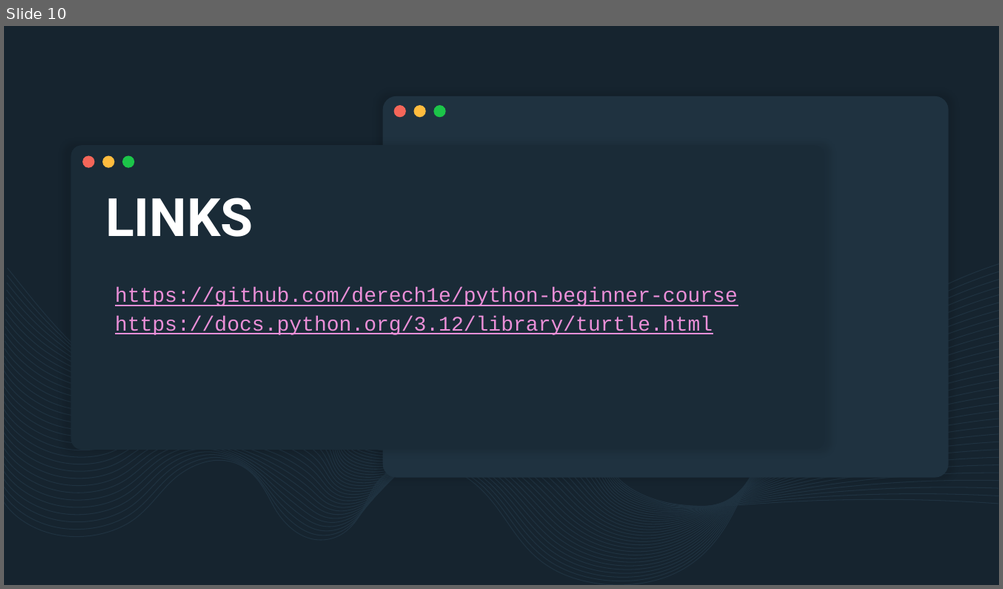
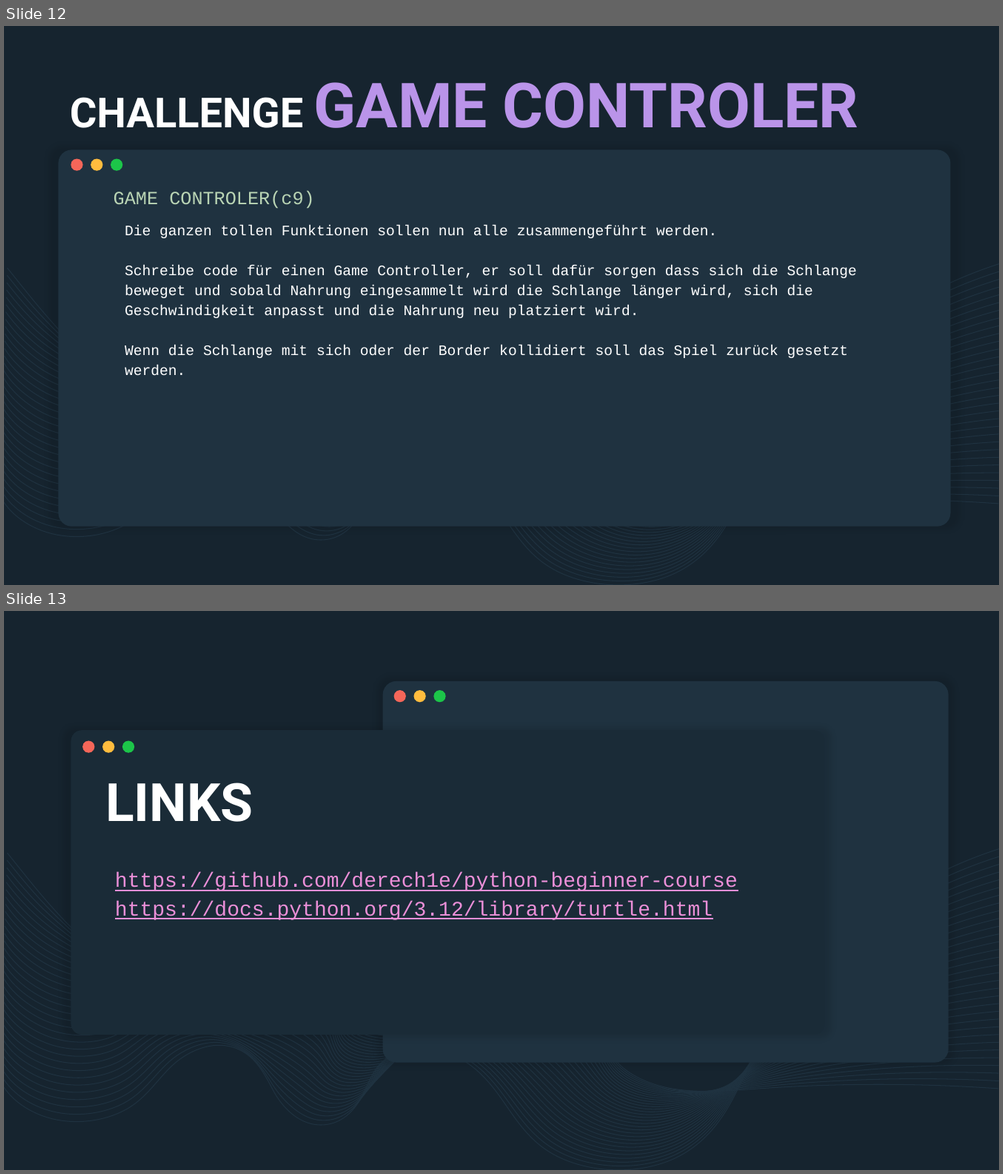
Before and after one commit to derech1e/python-beginner-course, a slide deck: 008/lesson_8.pptx. Shown one above the other, each under a label of ours: slide 10 before the commit, slides 12 and 13 after it. The pictures are 1003x589 and 1003x1174 pixels, drawn with LibreOffice and Linux fonts; fonts in the diff are those of the drawing. Boxes give left, top, right and bottom in pixels: in the first picture for what was removed or moved away, otherwise in the second. Text is boxed around its words. In the diff, an @@ line names an element or a change of style, - is before the commit and + after.

```diff
--- a/008/lesson_8.pptx
+++ b/008/lesson_8.pptx
@@ slide 12 added at (x1=4, y1=26, x2=999, y2=585), background #16242F; not listed: 32 template elements that a slide beside it also shows @@
@@ title added at (x1=70, y1=82, x2=859, y2=128), 60 pt, text #BA94E9, bold @@
+CHALLENGE GAME CONTROLER
@@ rounded rectangle added at (x1=59, y1=150, x2=950, y2=527), fill #1F3240 @@
@@ ellipse added at (x1=71, y1=158, x2=83, y2=171), fill #F46659 @@
@@ ellipse added at (x1=91, y1=158, x2=102, y2=171), fill #FFBC3E @@
@@ ellipse added at (x1=111, y1=158, x2=122, y2=171), fill #1CC549 @@
@@ subtitle added at (x1=114, y1=191, x2=315, y2=208), 18 pt, text #B9D4B4 @@
+GAME CONTROLER(c9)
@@ text added at (x1=125, y1=225, x2=856, y2=376), 14 pt, text #FFFFFF @@
+Die ganzen tollen Funktionen sollen nun alle zusammengeführt werden.
+Schreibe code für einen Game Controller, er soll dafür sorgen dass sich die Schlange beweget und sobald Nahrung eingesammelt wird die Schlange länger wird, sich die Geschwindigkeit anpasst und die Nahrung neu platziert wird.
+Wenn die Schlange mit sich oder der Border kollidiert soll das Spiel zurück gesetzt werden.
@@ what was slide 10 is now slide 13 @@
```
Also in this commit, not shown: 1 slide changed, 2 other slides added.
